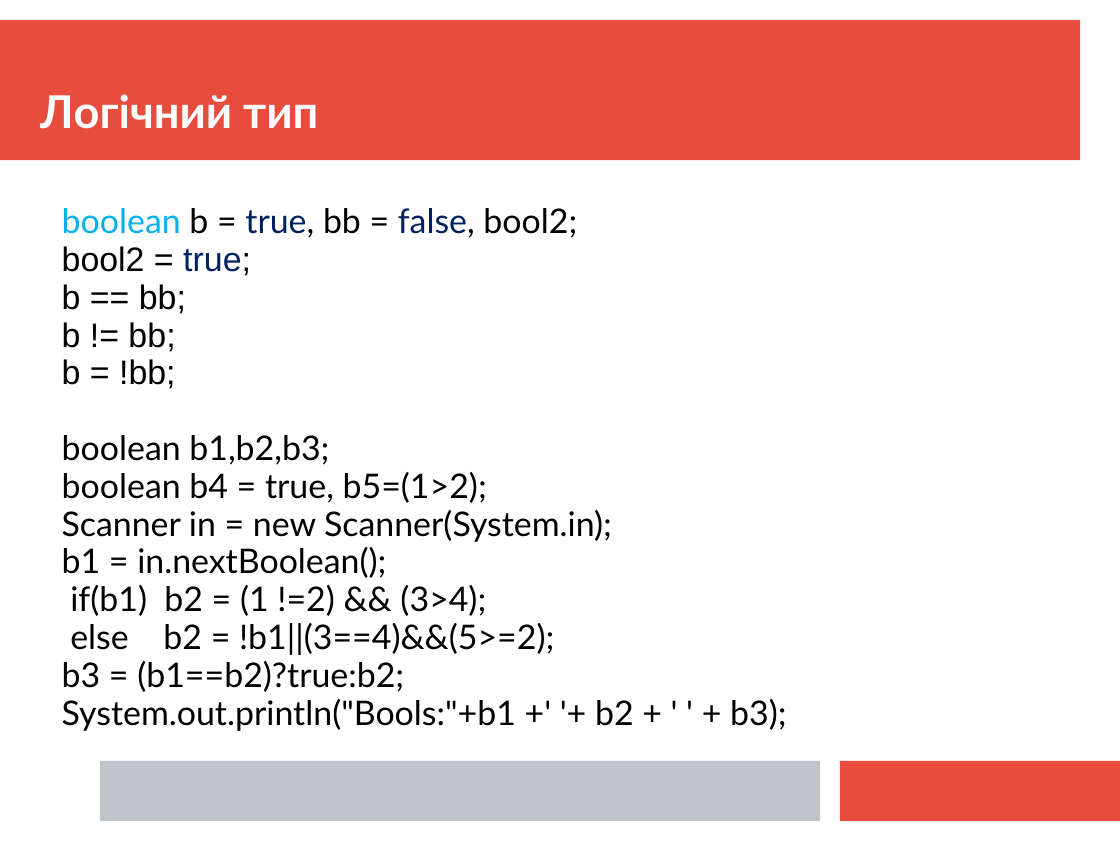
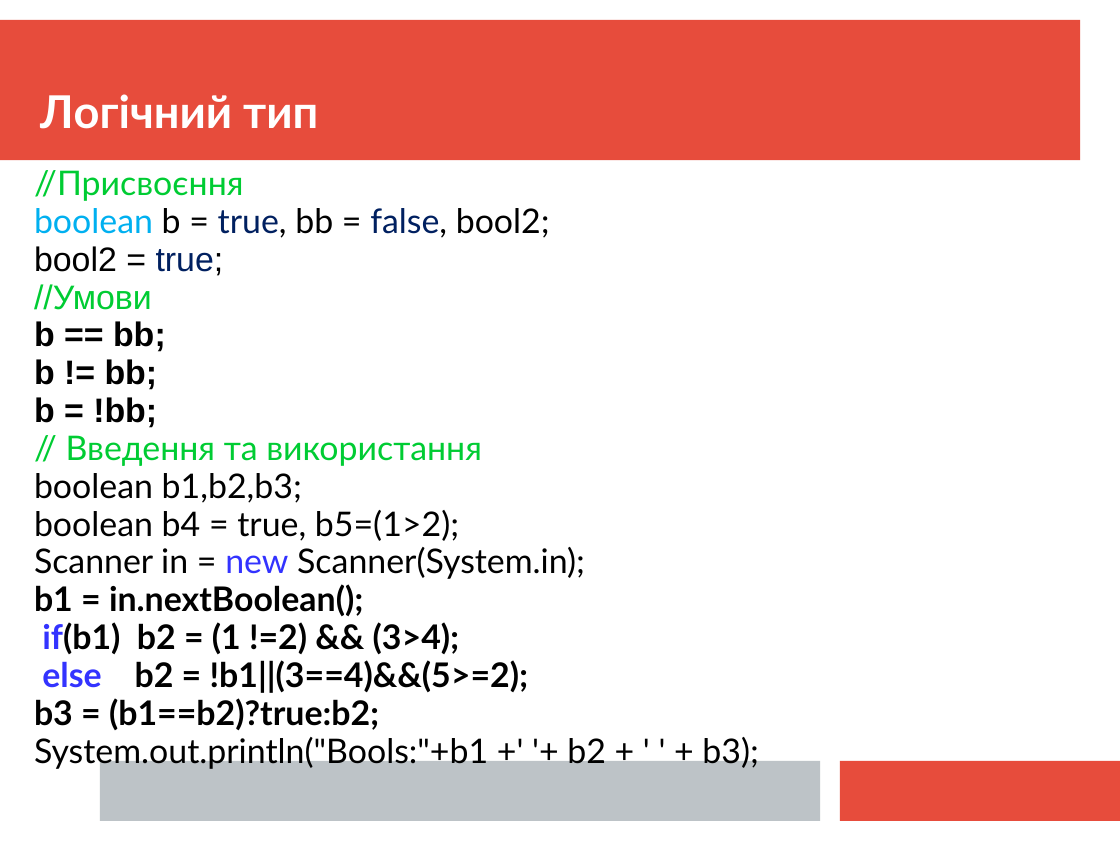
Before and after one commit to mecchmatProjects/JavaCourse, a slide deck: slide 6 of L01_Syntax/JavaTutorUkr1.ppt. Drawn at 1120x841 pixels with LibreOffice and Linux fonts; fonts in the diff are those of the drawing. Boxes give left, top, right and bottom in pixels: in the first picture for what was removed or moved away, otherwise in the second. Text is boxed around its words. In the diff, an @@ line names an element or a change of style, - is before the commit and + after.

```diff
--- a/L01_Syntax/JavaTutorUkr1.ppt
+++ b/L01_Syntax/JavaTutorUkr1.ppt
@@ text "//Присвоєння": place and size @@
-text "//Присвоєння" at (62, 208, 787, 731)
+text "//Присвоєння" at (34, 170, 759, 770)
@@ text at (34, 170, 244, 201): paragraph added @@
+//Присвоєння
@@ text at (34, 284, 152, 310): paragraph added @@
+//Умови
@@ text at (34, 321, 585, 730): bold on in "b == bb;", "b != bb;", "b = !bb;", "b1 = in.nextBoolean();" and 3 more places; text colour #000000 to #3333FF in "new", "if(b1)", "else" @@
@@ text at (66, 435, 482, 466): paragraph added @@
+// Введення та використання
```
Also in this commit, not shown: 20 other slides changed.
